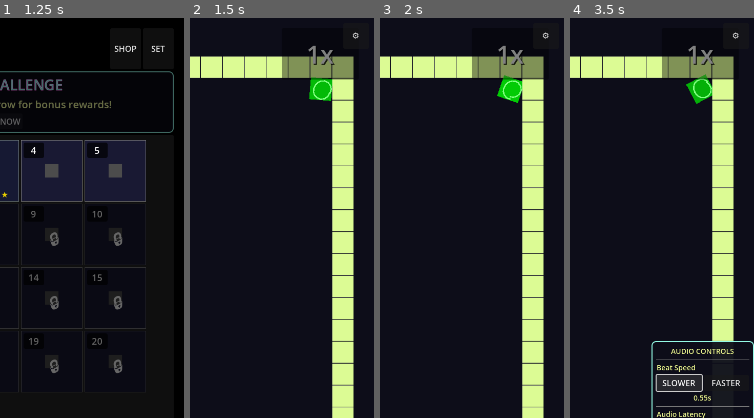
Above: before the commit, frames 1-4 (left to right).
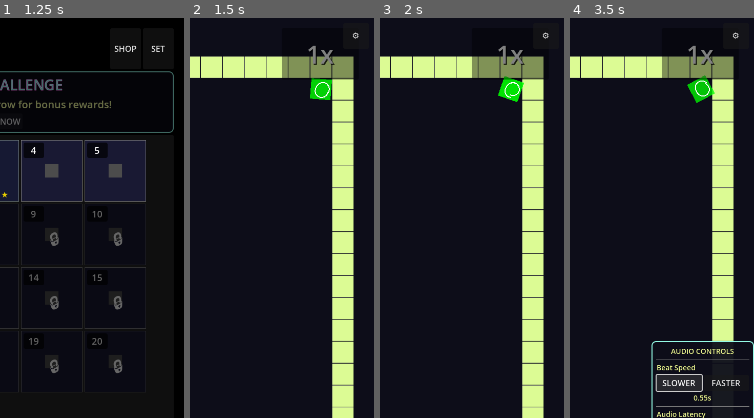
Above: after the commit, the same moments.

Repository: rubiconRiver/tomb-of-the-mask-clone
Game: Godot game, scene res://scenes/TestStart.tscn
Same seed, same stepped clock (60 frames per second), same inputs: the game is played once before the commit and once after it.
Inputs (mouse positions are % of the whole screen's width and height, from its top left):
- Up to frame 1 (1.25 s): tap Enter at 0.5 s; move the mouse to (72, 45) at 0.52 s; hold Right from 0.53 s (still down); hold M from 0.53 s (still down); click (72, 45) at 0.67 s
- Up to frame 2 (1.5 s): release Right at 1.25 s; release M at 1.25 s; click "PLAY NOW" at 1.25 s
- Up to frame 3 (2 s): no input
- Up to frame 4 (3.5 s): click "⚙️" at 2 s; click "SLOWER" at 2.75 s
The pictures show only the part of the screen within x 50-100%, y 0-50%; the shares and areas given below are measured in that part.

Frame 1 is identical in both runs. In frame 2, 0.3% of the frame differs, in the area x 64-78%, y 14-21%; in frame 3, 0.3%; in frame 4, 0.4%, in the area x 63-79%, y 14-22%.

Commit message:
Fix Goal visibility and hitzone to match grid size exactly
- Fixed collision shape from 32x32 to 64x64 to match GRID_SIZE
- Adjusted visual polygon to fit properly within grid boundaries
- Reduced portal radius from 25 to 20 for better visibility
- Enhanced Goal visibility with higher alpha and white portal
- Added z_index = 10 to ensure Goal appears above other elements
- Added debug logging for Goal creation and positioning

🤖 Generated with [Claude Code](https://claude.ai/code)

Co-Authored-By: Claude <noreply@anthropic.com>

Diff:
--- a/scenes/obstacles/Goal.tscn
+++ b/scenes/obstacles/Goal.tscn
@@ -3,7 +3,7 @@
 [ext_resource type="Script" path="res://scripts/obstacles/Goal.gd" id="1"]
 
 [sub_resource type="RectangleShape2D" id="RectangleShape2D_1"]
-size = Vector2(32, 32)
+size = Vector2(64, 64)
 
 [sub_resource type="CanvasItemMaterial" id="CanvasItemMaterial_1"]
 
@@ -17,12 +17,12 @@
 
 [node name="Visual" type="Polygon2D" parent="."]
 material = SubResource("CanvasItemMaterial_1")
-color = Color(0, 1, 0, 0.8)
-polygon = PackedVector2Array(-32, -32, 32, -32, 32, 32, -32, 32)
+color = Color(0, 1, 0, 0.9)
+polygon = PackedVector2Array(-30, -30, 30, -30, 30, 30, -30, 30)
 
 [node name="Portal" type="Line2D" parent="."]
-width = 4.0
-default_color = Color(0.5, 1, 0.5, 1)
+width = 3.0
+default_color = Color(1, 1, 1, 1)
 begin_cap_mode = 2
 end_cap_mode = 2
 
--- a/scripts/obstacles/Goal.gd
+++ b/scripts/obstacles/Goal.gd
@@ -7,8 +7,13 @@
 signal player_reached_goal
 
 func _ready():
+	# Ensure goal is visible above other elements
+	z_index = 10
+
 	# Create a spinning portal effect
 	update_portal()
+
+	print("[Goal] Goal created at position: ", position, " with z_index: ", z_index)
 
 func _process(delta):
 	time += delta
@@ -24,7 +29,7 @@
 func update_portal():
 	portal_points.clear()
 	var num_points = 16
-	var radius = 25.0
+	var radius = 20.0  # Smaller radius to fit within 64x64 grid
 
 	for i in range(num_points + 1):
 		var angle = (float(i) / num_points) * TAU + time * 2.0
